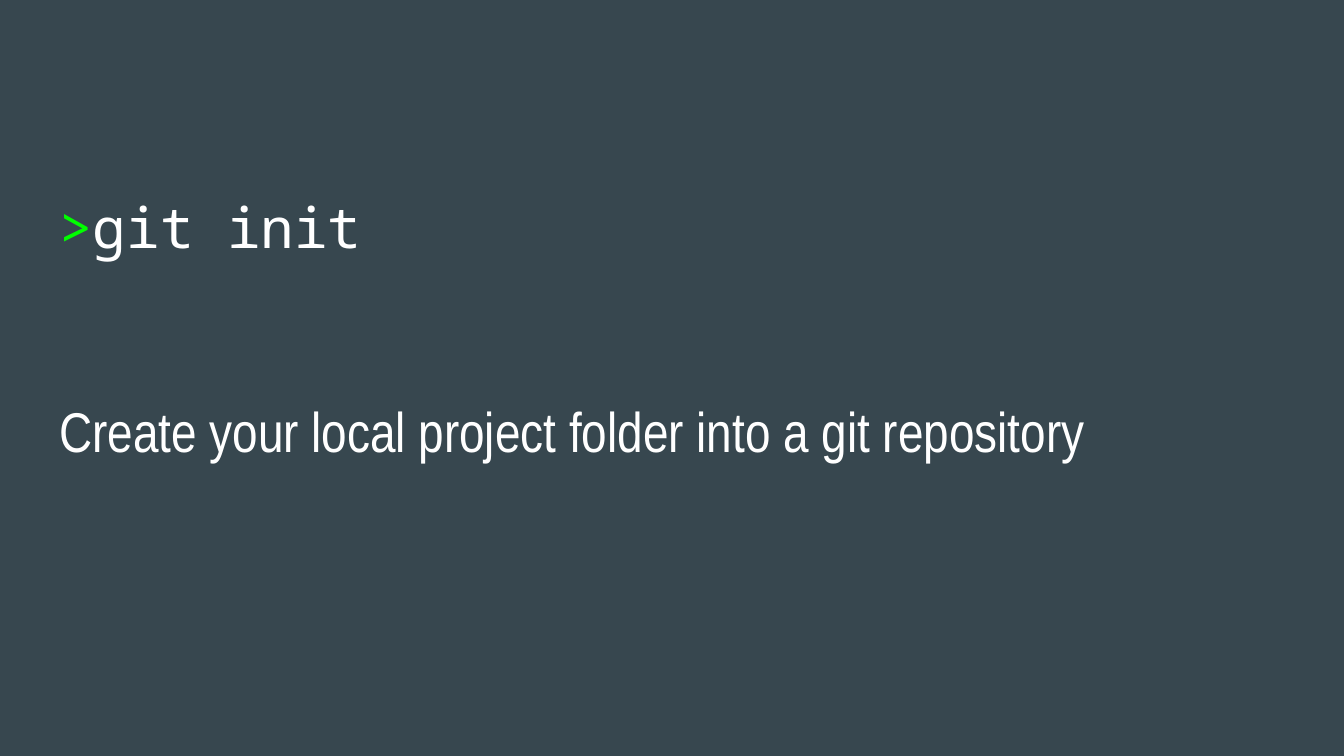
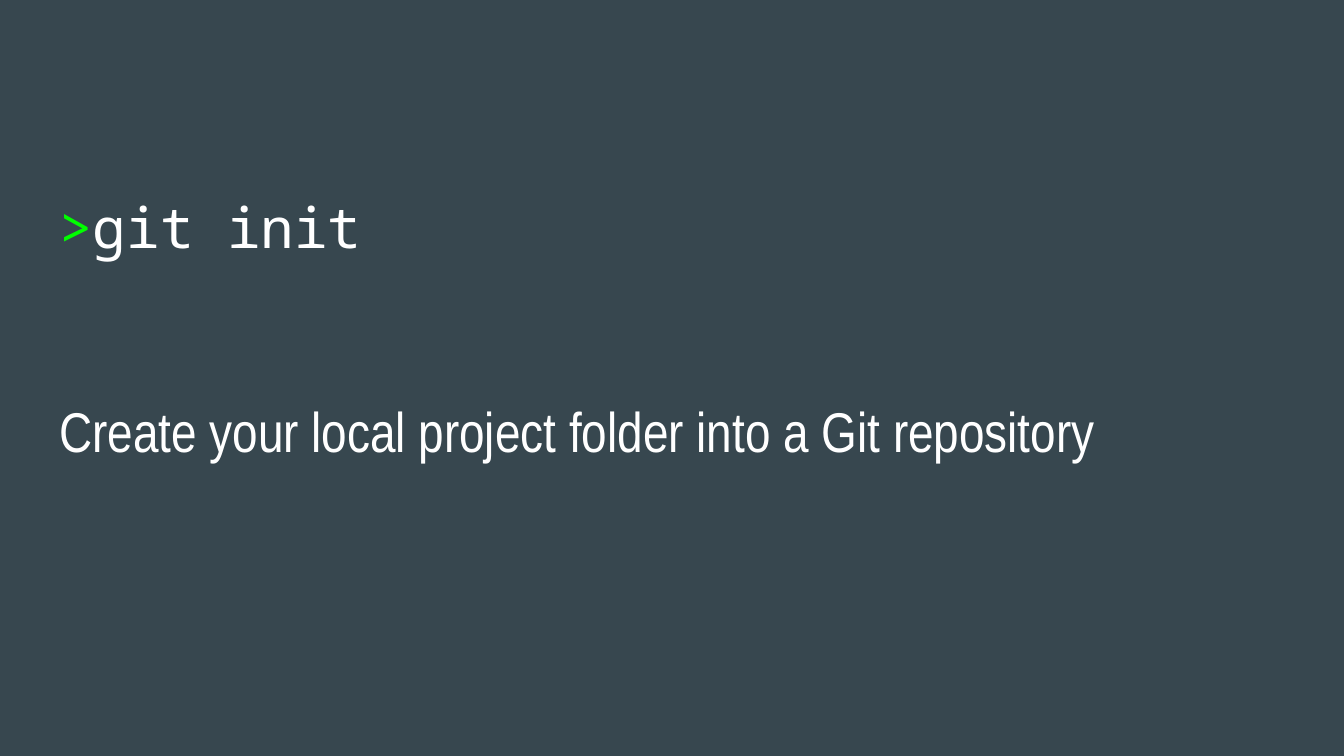
Before and after one commit to katannyak/WorkshopMaterials, a slide deck: slide 30 of git/hwt_study_git_intro.pptx (slide 22 before the commit). Drawn at 1344x756 pixels with LibreOffice and Linux fonts; fonts in the diff are those of the drawing. Boxes give left, top, right and bottom in pixels: in the first picture for what was removed or moved away, otherwise in the second. Text is boxed around its words. In the diff, an @@ line names an element or a change of style, - is before the commit and + after.

```diff
--- a/git/hwt_study_git_intro.pptx
+++ b/git/hwt_study_git_intro.pptx
@@ text at (59, 411, 1094, 462): text changed @@
-Create your local project folder into a git repository
+Create your local project folder into a Git repository
```
Also in this commit, not shown: 14 other slides changed, 5 slides added, 1 slide removed, 1 other file.
